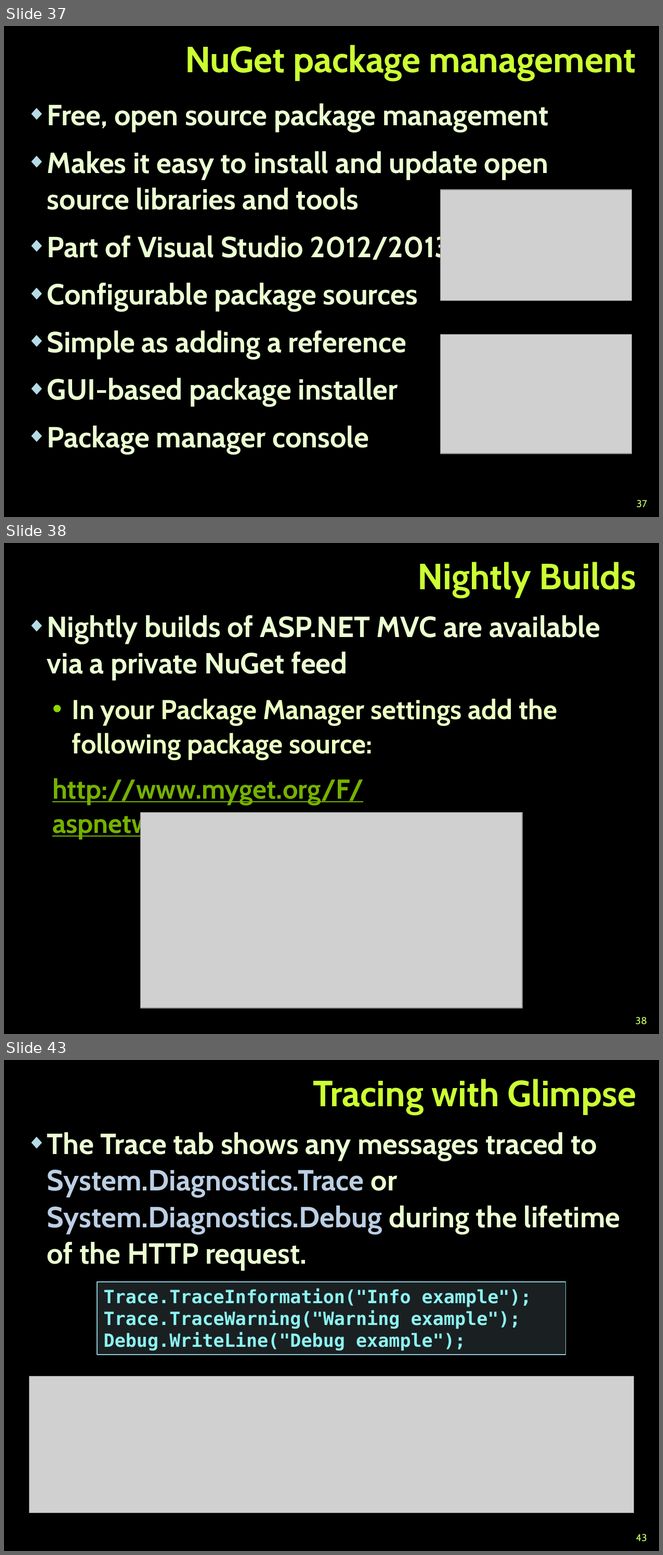
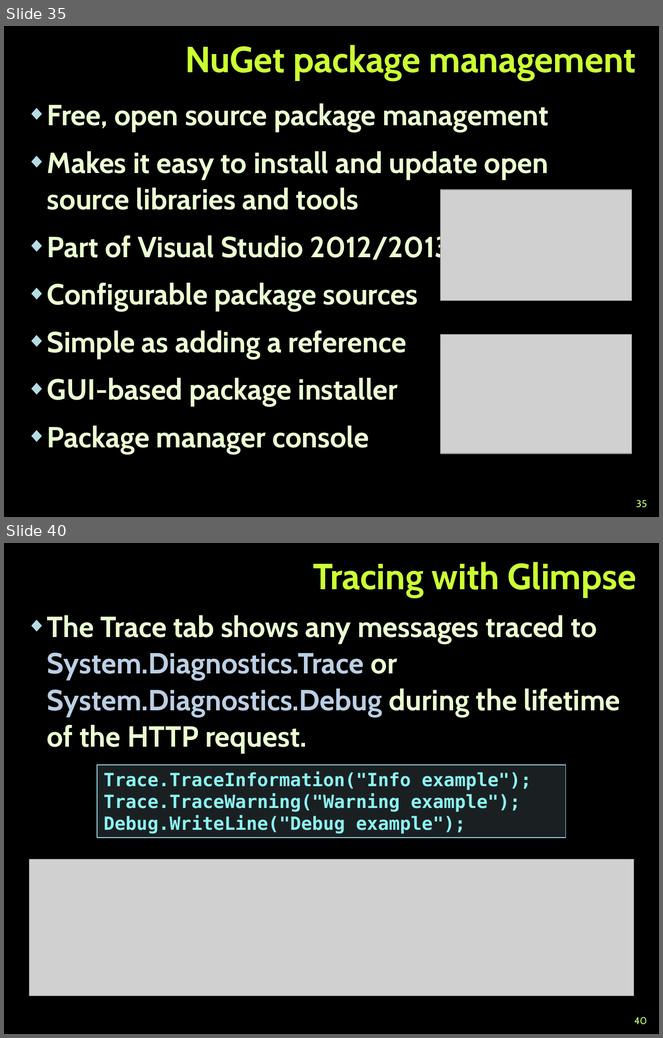
Before and after one commit to TelerikAcademy/ASP.NET-MVC, a slide deck: 01. Introduction-to-ASP.NET-MVC/Introduction to ASP.NET MVC.pptx. Shown one above the other, each under a label of ours: slides 37, 38 and 43 before the commit, slides 35 and 40 after it; the slides between them are not shown. The pictures are 663x1555 and 663x1038 pixels, drawn with LibreOffice and Linux fonts; fonts in the diff are those of the drawing; grey boxes stand for pictures; background and template pictures are left out. Boxes give left, top, right and bottom in pixels: in the first picture for what was removed or moved away, otherwise in the second. Text is boxed around its words. In the diff, an @@ line names an element or a change of style, - is before the commit and + after.

```diff
--- a/01. Introduction-to-ASP.NET-MVC/Introduction to ASP.NET MVC.pptx
+++ b/01. Introduction-to-ASP.NET-MVC/Introduction to ASP.NET MVC.pptx
@@ slide 38 removed at [4,543,659,1034], background picture (left out) @@
@@ title removed at [418,562,636,598] @@
-Nightly Builds
@@ text removed at [47,615,600,839] @@
-◆ Nightly builds of ASP.NET MVC are available via a private NuGet feed
-  • In your Package Manager settings add the following package source:
-  http://www.myget.org/F/aspnetwebstacknightly/
@@ picture removed at [141,813,523,1009] @@
@@ page number removed at [636,1017,647,1025] @@
-38
@@ what was slide 37 is now slide 35 @@
@@ page number at [636,500,647,508]: text changed @@
-37
+35
@@ what was slide 43 is now slide 40 @@
@@ page number at [634,1017,647,1025]: text changed @@
-43
+40
```
Also in this commit, not shown: 19 slides changed, 2 slides added, 2 other slides removed.
